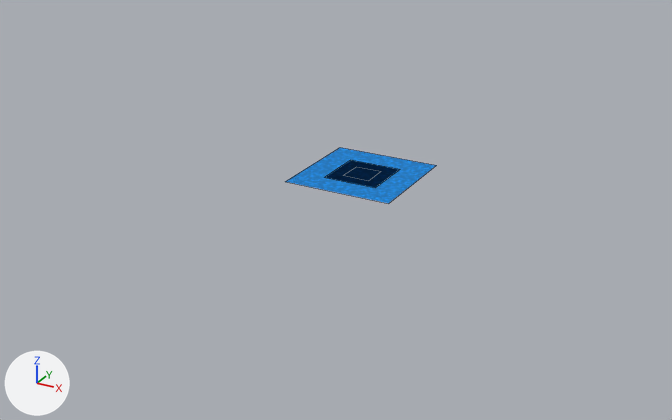
One commit to the FBX model Environment/Water.fbx: the scene before it, then after it.
Camera for both pictures: a 50 mm lens placed at (14.1, -27.6, 12.1), pointed at (-0.6, -0.9, -1.2). Every picture has the same lights, and +X, +Y and +Z are marked at lower left. Mesh edges are drawn as thin lines.

Objects in the first picture: 'SM_Water_Plane_2x2', 'SM_Water_Plane_4x4'.
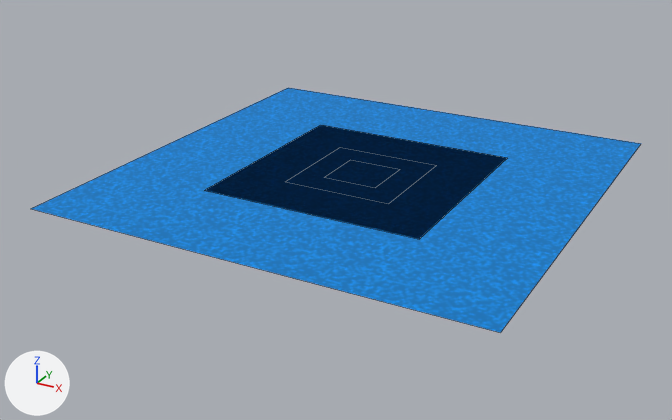
Boxes (x1, y1, x2, y2) around the edits, measured in the pictures (672 x 420 px):
'SM_Water_Plane_16x16', added (blue)
    after: (31, 88, 641, 333)
'SM_Water_Plane_8x8', added (blue)
    after: (205, 125, 507, 239)
'SM_Water_Plane_4x4', unchanged, covered by the edit
    before: (285, 148, 437, 204)
    after: (285, 148, 434, 204)

Edits to the bpy script that builds the scene:
```text
Add me_plane_012:
    me_plane_012.from_pydata(...)  # 4 vertices, 1 face; spans x -8.0..8.0, y -8.0..8.0, z 0.0
    me_plane_012.materials.append(mat_mi_water)  # picture img_t_water_64x64_png
Add me_plane_011:
    me_plane_011.from_pydata(...)  # 4 vertices, 1 face; spans x -4.0..4.0, y -4.0..4.0, z 0.0
    me_plane_011.materials.append(mat_mi_water)  # picture img_t_water_64x64_png
Add ob_sm_water_plane_16x16:
    ob_sm_water_plane_16x16 = bpy.data.objects.new('SM_Water_Plane_16x16', me_plane_012)
    ob_sm_water_plane_16x16.location = (0.0, 0.0, 0.0)
Add ob_sm_water_plane_8x8:
    ob_sm_water_plane_8x8 = bpy.data.objects.new('SM_Water_Plane_8x8', me_plane_011)
    ob_sm_water_plane_8x8.location = (0.0, 0.0, 0.0)
```
